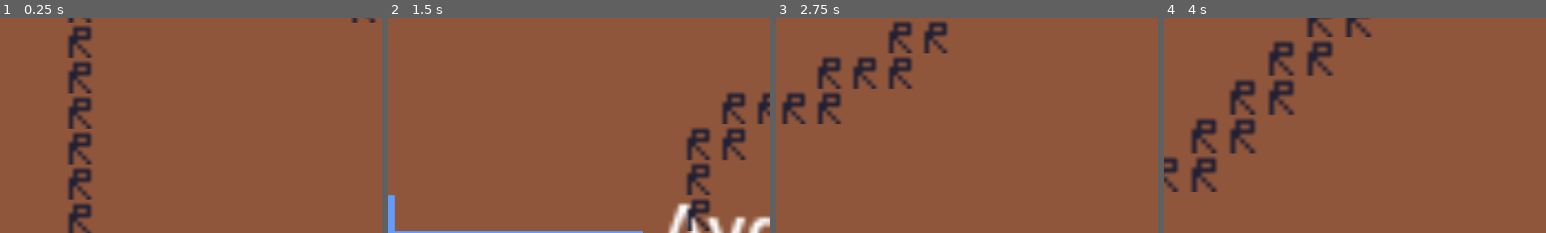
Above: before the commit, frames 1-4 (left to right).
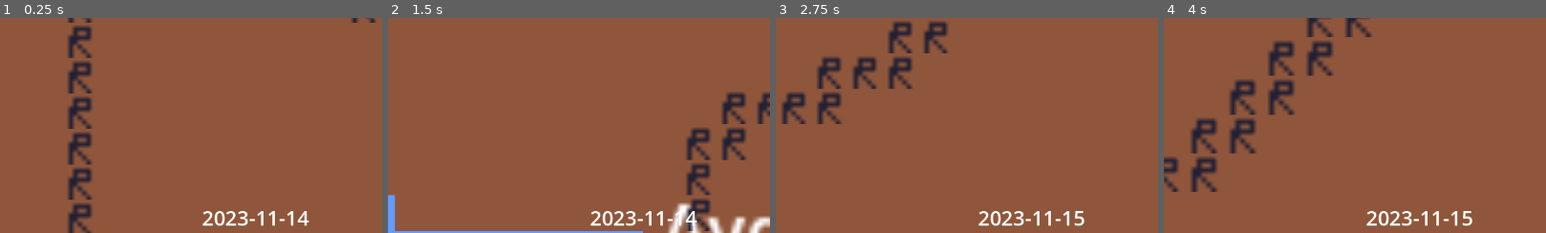
Above: after the commit, the same moments.

Repository: yigitozdemir/GLorryCorp
Game: Godot game, scene res://scenes/main_scenes/game_scene/game_scene.tscn
Same seed, same stepped clock (60 frames per second), same inputs: the game is played once before the commit and once after it.
Inputs (mouse positions are % of the whole screen's width and height, from its top left):
- Up to frame 1 (0.25 s): no input
- Up to frame 2 (1.5 s): tap Enter at 0.5 s; move the mouse to (72, 45) at 0.52 s; hold S (camera_move_down) 0.53-1.28 s; move the mouse to (30, 55) at 1.27 s; tap A (camera_move_left) at 1.35 s
- Up to frame 3 (2.75 s): tap Space at 2 s; move the mouse to (60, 28) at 2.02 s; hold D (camera_move_right) from 2.03 s (still down)
- Up to frame 4 (4 s): move the mouse to (45, 70) at 2.77 s; release D (camera_move_right) at 2.78 s; tap W (camera_move_up) at 2.85 s; tap Enter at 3.5 s; move the mouse to (80, 65) at 3.52 s; tap Mouse wheel up (camera_zoom_in) at 3.6 s
The pictures show only the part of the screen within x 17-67%, y 50-100%; the shares and areas given below are measured in that part.

The runs differ from the first frame. In frame 1, 0.8% of the frame differs, in the area x 53-81%, y 89-97%; in frame 2, 0.8%; in frame 3, 0.8%; in frame 4, 0.8%.

Commit message:
37 & 38

Diff:
--- a/scenes/lorry/Lorry.gd
+++ b/scenes/lorry/Lorry.gd
@@ -42,7 +42,7 @@
 @export var destination_distance: float ## distance between lorry and destination
 
 @export_category("Monetary")
-@export var cost_per_distance: float = 1.0
+@export var cost_per_distance: float = 1.0 ## pay per distance unit
 
 var finish_pos = Vector2(558, 188)
 
@@ -173,13 +173,16 @@
 		going_to_city.demand_iron -= con_iron
 		going_to_city.demand_workforce -= con_workforce
 
-		#print("lorry came: " + str(destination_distance))
 		get_player_resources().set_money(get_player_resources().get_money() + (destination_distance * cost_per_distance))
 		con_coal = 0
 		con_iron = 0
 		con_workforce = 0
 
+		at_city_name = going_to_city.name
+
 		status = TruckStatus.Idle
+
+
 	pass
 
 func _dump_containement_data():
--- a/scenes/main_scenes/game_scene/game_scene.gd
+++ b/scenes/main_scenes/game_scene/game_scene.gd
@@ -15,6 +15,7 @@
 @export var menu_container: VBoxContainer
 @export var save_file_dialog: FileDialog
 @export var open_file_dialog: FileDialog
+@export var date_label: Label
 
 @export_category("Container References")
 @export var container_lorry: Node2D
@@ -204,3 +205,8 @@
 		city.since_last_demand = c.since_last_demand
 	Engine.time_scale = 1
 	pass # Replace with function body.
+
+
+func _on_time_manager_update_date():
+	date_label.text = $time_manager.current_date
+	pass # Replace with function body.
--- a/scenes/main_scenes/game_scene/game_scene.tscn
+++ b/scenes/main_scenes/game_scene/game_scene.tscn
@@ -1,9 +1,10 @@
-[gd_scene load_steps=14 format=3 uid="uid://dth7k8v1v1jpg"]
+[gd_scene load_steps=15 format=3 uid="uid://dth7k8v1v1jpg"]
 
 [ext_resource type="Script" path="res://scenes/main_scenes/game_scene/game_scene.gd" id="1_1vlji"]
 [ext_resource type="Texture2D" uid="uid://cieh024wdc3ai" path="res://assets/img/spritesheet.png" id="1_5mxav"]
 [ext_resource type="Script" path="res://scenes/main_scenes/game_scene/player_resources.gd" id="2_7bn77"]
 [ext_resource type="Script" path="res://scenes/main_scenes/game_scene/TileMap.gd" id="2_154vo"]
+[ext_resource type="PackedScene" uid="uid://b8io5fefixib7" path="res://scenes/main_scenes/time_manager/time_manager.tscn" id="2_oesa2"]
 [ext_resource type="Script" path="res://scenes/main_scenes/game_scene/Camera2D.gd" id="2_pd0ve"]
 [ext_resource type="Script" path="res://resources/City.gd" id="3_hdiht"]
 
@@ -49,14 +50,14 @@
 demand_coal = 0
 demand_iron = 0
 demand_workforce = 0
-producting_coal = 0
-producting_iron = 0
+producting_coal = 1
+producting_iron = 1
 producting_workforce = 1
 production_period = 2.5
 since_last_production = 0.0
-demanding_coal = 0
-demanding_iron = 0
-demanding_workforce = 0
+demanding_coal = 1
+demanding_iron = 1
+demanding_workforce = 1
 demanding_period = 1.5
 since_last_demand = 0.0
 
@@ -71,13 +72,13 @@
 demand_coal = 0
 demand_iron = 1
 demand_workforce = 0
-producting_coal = 0
+producting_coal = 1
 producting_iron = 1
-producting_workforce = 0
+producting_workforce = 1
 production_period = 2.5
 since_last_production = 0.0
-demanding_coal = 0
-demanding_iron = 0
+demanding_coal = 1
+demanding_iron = 1
 demanding_workforce = 1
 demanding_period = 1.5
 since_last_demand = 0.0
@@ -94,17 +95,17 @@
 demand_iron = 2
 demand_workforce = 1
 producting_coal = 1
-producting_iron = 0
+producting_iron = 1
 producting_workforce = 0
 production_period = 1.5
 since_last_production = 0.0
-demanding_coal = 0
+demanding_coal = 1
 demanding_iron = 1
-demanding_workforce = 0
+demanding_workforce = 1
 demanding_period = 2.5
 since_last_demand = 0.0
 
-[node name="game_scene" type="Node2D" node_paths=PackedStringArray("res_coal_label", "res_iron_label", "res_wf_label", "dem_coal_label", "dem_iron_label", "dem_wf_label", "menu_container", "save_file_dialog", "open_file_dialog", "container_lorry")]
+[node name="game_scene" type="Node2D" node_paths=PackedStringArray("res_coal_label", "res_iron_label", "res_wf_label", "dem_coal_label", "dem_iron_label", "dem_wf_label", "menu_container", "save_file_dialog", "open_file_dialog", "date_label", "container_lorry")]
 script = ExtResource("1_1vlji")
 res_coal_label = NodePath("ui_canvas/city_menu/city_menu/Resources/res_con/coal/Label")
 res_iron_label = NodePath("ui_canvas/city_menu/city_menu/Resources/res_con/iron/Label")
@@ -115,7 +116,10 @@
 menu_container = NodePath("ui_canvas/menu_container")
 save_file_dialog = NodePath("ui_canvas/save_file_dialog")
 open_file_dialog = NodePath("ui_canvas/open_file_dialog")
+date_label = NodePath("ui_canvas/CenterContainer/Label")
 container_lorry = NodePath("container_lorry")
+
+[node name="time_manager" parent="." instance=ExtResource("2_oesa2")]
 
 [node name="player_resources" type="Node" parent="." node_paths=PackedStringArray("money_val_label", "token_val_label")]
 script = ExtResource("2_7bn77")
@@ -358,6 +362,18 @@
 root_subfolder = "saves"
 filters = PackedStringArray("*.sav")
 
+[node name="CenterContainer" type="CenterContainer" parent="ui_canvas"]
+offset_top = 603.0
+offset_right = 1153.0
+offset_bottom = 645.0
+size_flags_vertical = 8
+
+[node name="Label" type="Label" parent="ui_canvas/CenterContainer"]
+layout_mode = 2
+theme_override_font_sizes/font_size = 31
+text = "date"
+
+[connection signal="update_date" from="time_manager" to="." method="_on_time_manager_update_date"]
 [connection signal="button_up" from="ui_canvas/city_menu/top_container/btn_close" to="." method="_on_btn_close_button_up"]
 [connection signal="button_up" from="ui_canvas/city_menu/city_menu/Resources/buy_menu/buy_lorry/buy_lorry_1" to="." method="_buy_lorry_button_event_handler" binds= ["Lorry1"]]
 [connection signal="button_up" from="ui_canvas/city_menu/city_menu/Resources/buy_menu/second_lorry/buy_saff_ultra1" to="." method="_buy_lorry_button_event_handler" binds= ["Ultra1"]]
--- /dev/null
+++ b/scenes/main_scenes/time_manager/time_manager.gd
@@ -0,0 +1,25 @@
+extends Node
+
+@export var day_interval: float
+const SECONDS_PER_DAY: int = 60 * 60 * 24
+var current_date: String
+signal update_date
+
+##  start time manager with given date, format: 2023-07-23
+func start(init_date: String):
+	current_date = init_date
+	$Timer.start(day_interval)
+	emit_signal("update_date")
+
+func next_day()->void:
+	var a = Time.get_unix_time_from_datetime_string(current_date)
+	a += (SECONDS_PER_DAY)
+	current_date = Time.get_date_string_from_unix_time(a)
+	pass
+func _on_timer_timeout():
+	next_day()
+	$Timer.start(day_interval)
+	emit_signal("update_date")
+	pass
+func _ready():
+	start(Time.get_date_string_from_system())
--- /dev/null
+++ b/scenes/main_scenes/time_manager/time_manager.tscn
@@ -0,0 +1,11 @@
+[gd_scene load_steps=2 format=3 uid="uid://b8io5fefixib7"]
+
+[ext_resource type="Script" path="res://scenes/main_scenes/time_manager/time_manager.gd" id="1_moq75"]
+
+[node name="time_manager" type="Node"]
+script = ExtResource("1_moq75")
+day_interval = 2.0
+
+[node name="Timer" type="Timer" parent="."]
+
+[connection signal="timeout" from="Timer" to="." method="_on_timer_timeout"]
--- /dev/null
+++ b/scenes/test/test.gd
@@ -0,0 +1,17 @@
+extends Node2D
+
+const SECONDS_PER_DAY: int = 60 * 60 * 24
+
+# Called when the node enters the scene tree for the first time.
+func _ready():
+	print(Time.get_date_string_from_system(false))
+	var a = Time.get_unix_time_from_datetime_string(Time.get_date_string_from_system(false))
+	a += (SECONDS_PER_DAY * 9)
+	print(Time.get_date_string_from_unix_time(a))
+	pass # Replace with function body.
+
+
+
+# Called every frame. 'delta' is the elapsed time since the previous frame.
+func _process(delta):
+	pass
--- /dev/null
+++ b/scenes/test/test.tscn
@@ -0,0 +1,6 @@
+[gd_scene load_steps=2 format=3 uid="uid://8y7djederiil"]
+
+[ext_resource type="Script" path="res://scenes/test/test.gd" id="1_k6dq4"]
+
+[node name="test" type="Node2D"]
+script = ExtResource("1_k6dq4")
Not shown, changed: TODOList.txt
